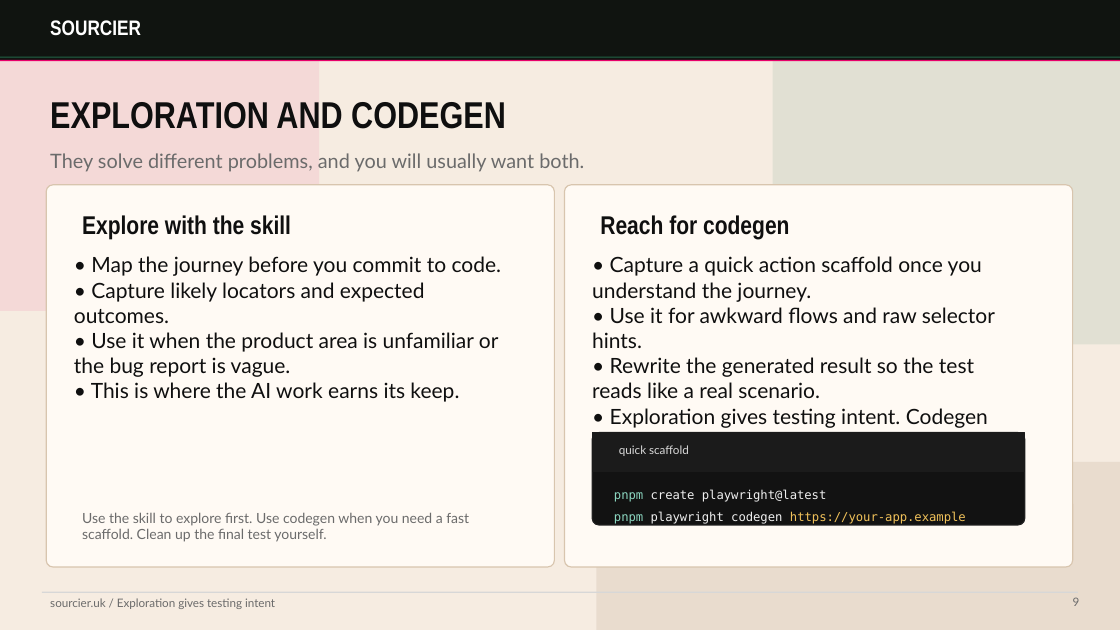
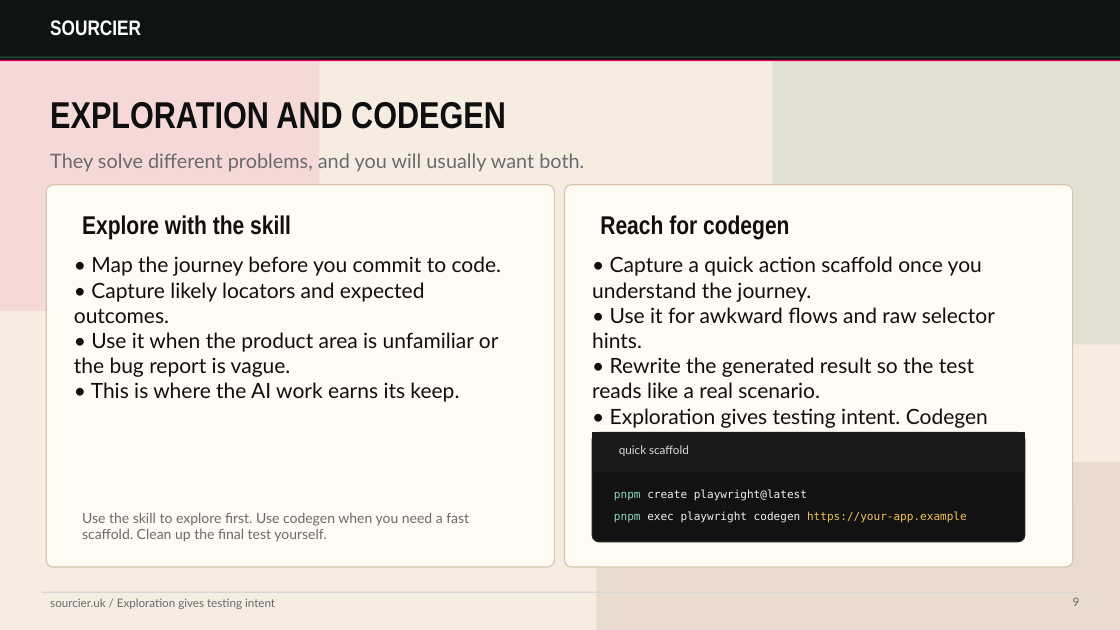
Before and after one commit to sourcier/web-sourcier.uk, a slide deck: slide 9 of public/talks/playwright-e2e-testing-talk.pptx. Drawn at 1120x630 pixels with LibreOffice and Linux fonts; fonts in the diff are those of the drawing. Boxes give left, top, right and bottom in pixels: in the first picture for what was removed or moved away, otherwise in the second. Text is boxed around its words. In the diff, an @@ line names an element or a change of style, - is before the commit and + after.

Commit message:
feat(talk): update slides for Playwright e2e testing talk with new content and adjustments

```diff
--- a/public/talks/playwright-e2e-testing-talk.pptx
+++ b/public/talks/playwright-e2e-testing-talk.pptx
@@ rounded rectangle: place and size @@
-rounded rectangle at <box>592,433,1025,525</box>
+rounded rectangle at <box>592,433,1025,542</box>
@@ rounded rectangle at <box>592,433,1025,542</box>: proportions changed @@
@@ text "pnpm create playwright@latest" at <box>614,490,807,501</box>: size 10.5 to 9.5 pt @@
@@ text at <box>614,511,967,523</box>: text changed; size 10.5 to 9.5 pt @@
-pnpm playwright codegen https://your-app.example
+pnpm exec playwright codegen https://your-app.example
```
Also in this commit, not shown: 6 other slides changed, 2 slides added, 1 other file.
